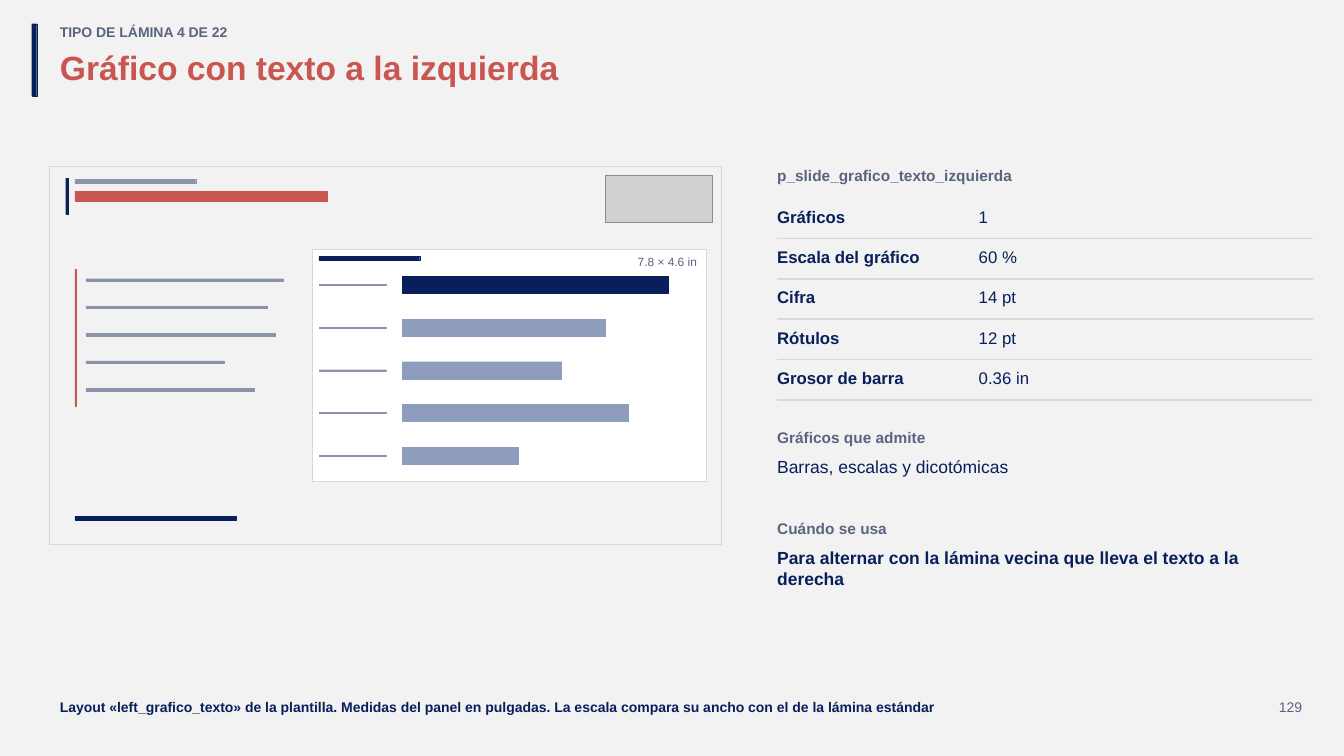
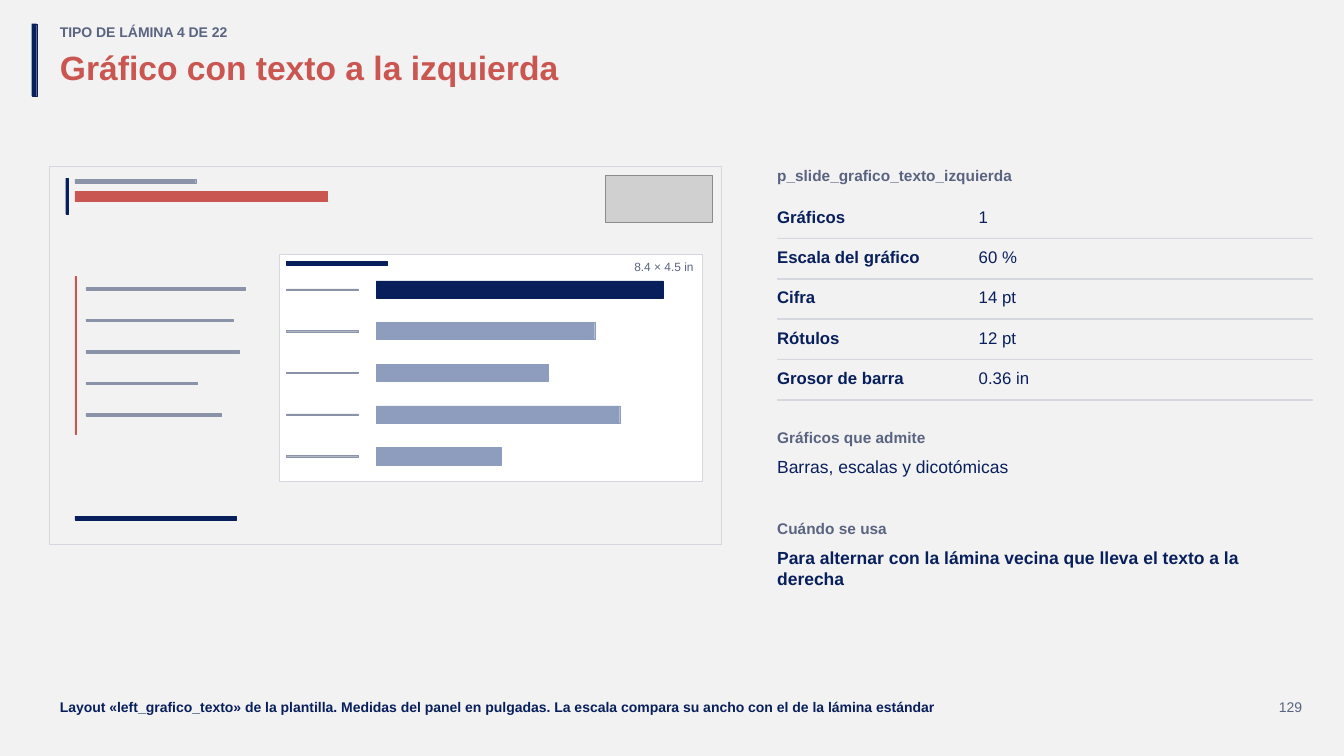
Before and after one commit to GonzaloAlmendariz/prosecnur-app, a slide deck: slide 129 of docs/qa/motor-ppt-2026-10-06/4-recetario/recetario-moderna.pptx. Drawn at 1344x756 pixels with LibreOffice and Linux fonts; fonts in the diff are those of the drawing; grey boxes stand for pictures; background and template pictures are left out. Boxes give left, top, right and bottom in pixels: in the first picture for what was removed or moved away, otherwise in the second. Text is boxed around its words. In the diff, an @@ line names an element or a change of style, - is before the commit and + after.

```diff
--- a/docs/qa/motor-ppt-2026-10-06/4-recetario/recetario-moderna.pptx
+++ b/docs/qa/motor-ppt-2026-10-06/4-recetario/recetario-moderna.pptx
@@ rectangle: place and size @@
-rectangle at (313,250,707,482)
+rectangle at (279,254,703,481)
@@ rectangle: place and size @@
-rectangle at (320,256,420,260)
+rectangle at (286,262,387,266)
@@ text at (634,262,693,271): text changed @@
-7.8 × 4.6 in
+8.4 × 4.5 in
@@ rectangle: place and size @@
-rectangle at (75,269,77,406)
+rectangle at (75,277,77,435)
@@ rectangle: place and size @@
-rectangle at (86,279,283,282)
+rectangle at (86,287,245,290)
@@ rectangle: place and size @@
-rectangle at (320,284,386,285)
+rectangle at (286,289,358,290)
@@ rectangle: place and size @@
-rectangle at (402,276,668,293)
+rectangle at (376,281,663,298)
@@ rectangle: place and size @@
-rectangle at (86,307,267,310)
+rectangle at (86,320,233,323)
@@ rectangle: place and size @@
-rectangle at (402,320,605,337)
+rectangle at (376,323,595,340)
@@ rectangle: place and size @@
-rectangle at (86,334,275,337)
+rectangle at (86,351,239,354)
@@ rectangle: place and size @@
-rectangle at (320,327,386,328)
+rectangle at (286,331,358,332)
@@ rectangle: place and size @@
-rectangle at (86,361,224,364)
+rectangle at (86,382,198,385)
@@ rectangle: place and size @@
-rectangle at (320,370,386,371)
+rectangle at (286,372,358,373)
@@ rectangle: place and size @@
-rectangle at (402,362,562,379)
+rectangle at (376,364,547,381)
@@ rectangle: place and size @@
-rectangle at (86,388,254,391)
+rectangle at (86,413,222,416)
@@ rectangle: place and size @@
-rectangle at (320,412,386,413)
+rectangle at (286,414,358,415)
@@ rectangle: place and size @@
-rectangle at (402,404,628,421)
+rectangle at (376,406,620,423)
@@ rectangle: place and size @@
-rectangle at (402,448,518,465)
+rectangle at (376,448,501,465)
@@ rectangle: place and size @@
-rectangle at (320,456,386,457)
+rectangle at (286,456,358,457)
```
Also in this commit, not shown: 15 other slides changed, 1 other file.
